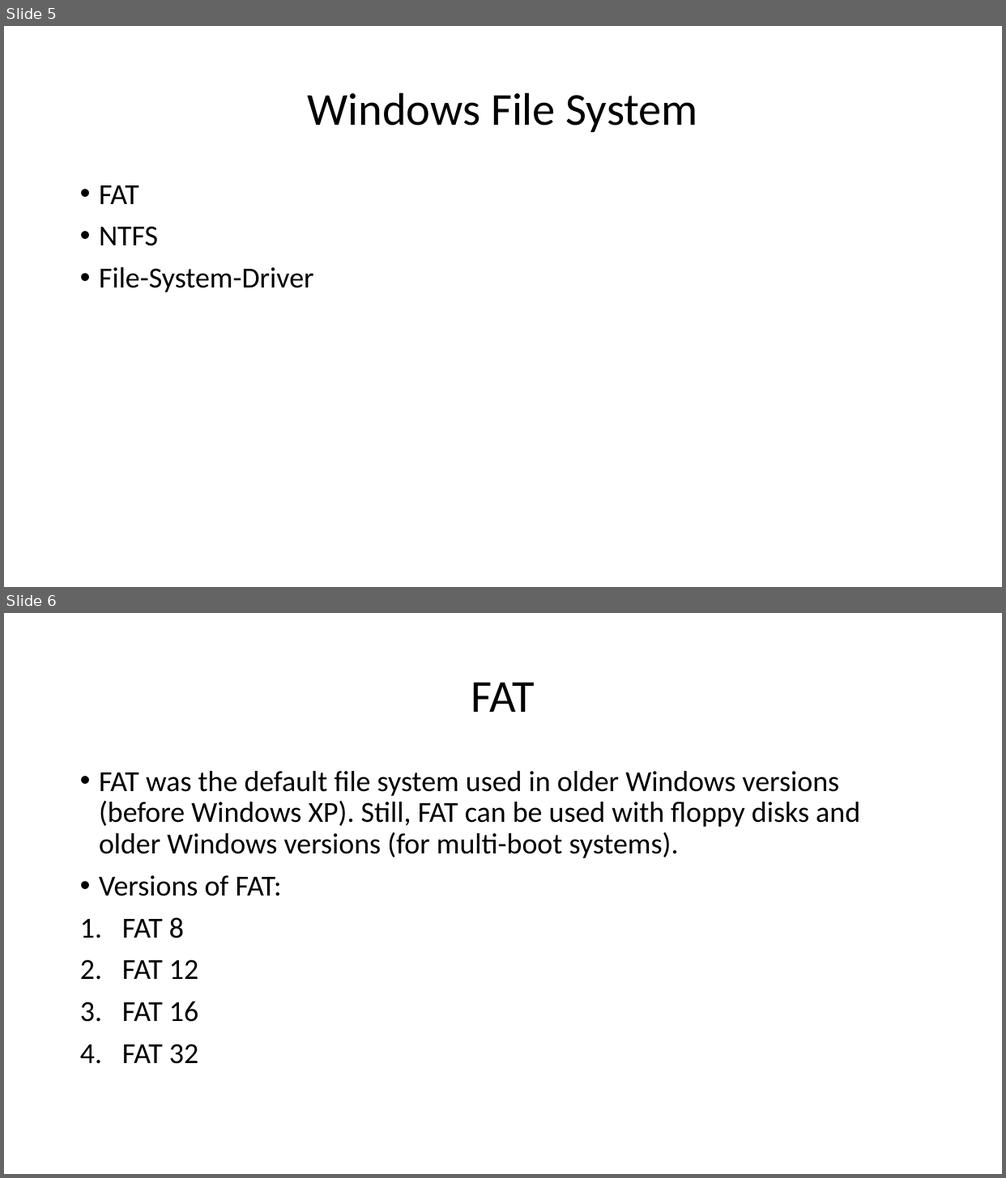
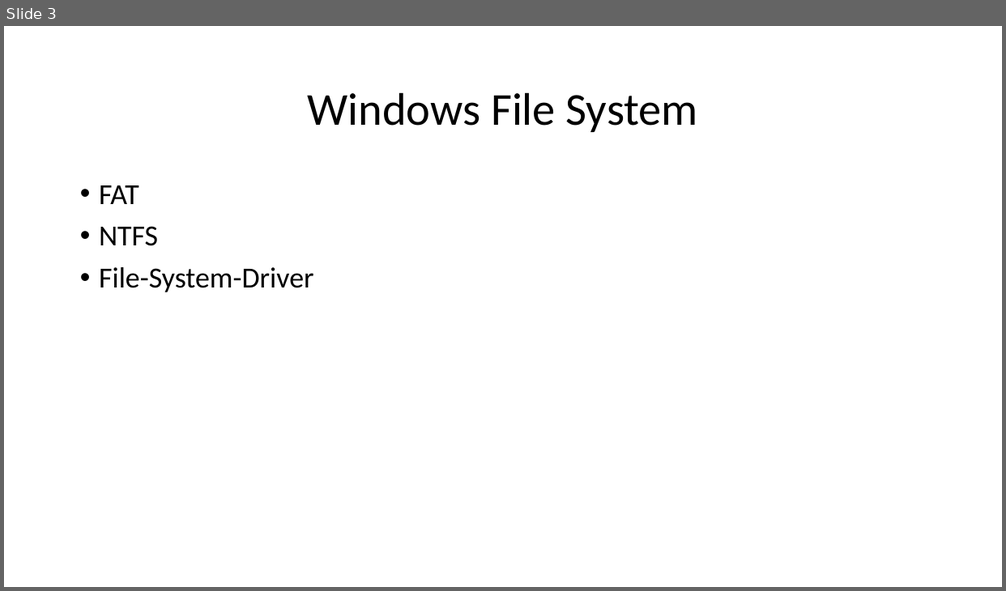
Before and after one commit to amolhadkar71/PPT-s, a slide deck: Types of File System.pptx. Shown one above the other, each under a label of ours: slides 5 and 6 before the commit, slide 3 after it. The pictures are 1006x1178 and 1006x591 pixels, drawn with LibreOffice and Linux fonts; fonts in the diff are those of the drawing. Boxes give left, top, right and bottom in pixels: in the first picture for what was removed or moved away, otherwise in the second. Text is boxed around its words. In the diff, an @@ line names an element or a change of style, - is before the commit and + after.

```diff
--- a/Types of File System.pptx
+++ b/Types of File System.pptx
@@ slide 6 removed at <box>4,613,1002,1174</box>, background #FFFFFF @@
@@ title removed at <box>471,682,535,712</box> @@
-FAT
@@ text removed at <box>99,771,860,1064</box> @@
-• FAT was the default file system used in older Windows versions (before Windows XP). Still, FAT can be used with floppy disks and older Windows versions (for multi-boot systems).
-• Versions of FAT:
-1. FAT 8
-2. FAT 12
-3. FAT 16
-4. FAT 32
@@ what was slide 5 is now slide 3 @@
```
Also in this commit, not shown: 9 slides changed, 2 slides added, 5 other slides removed, 2 other files.
